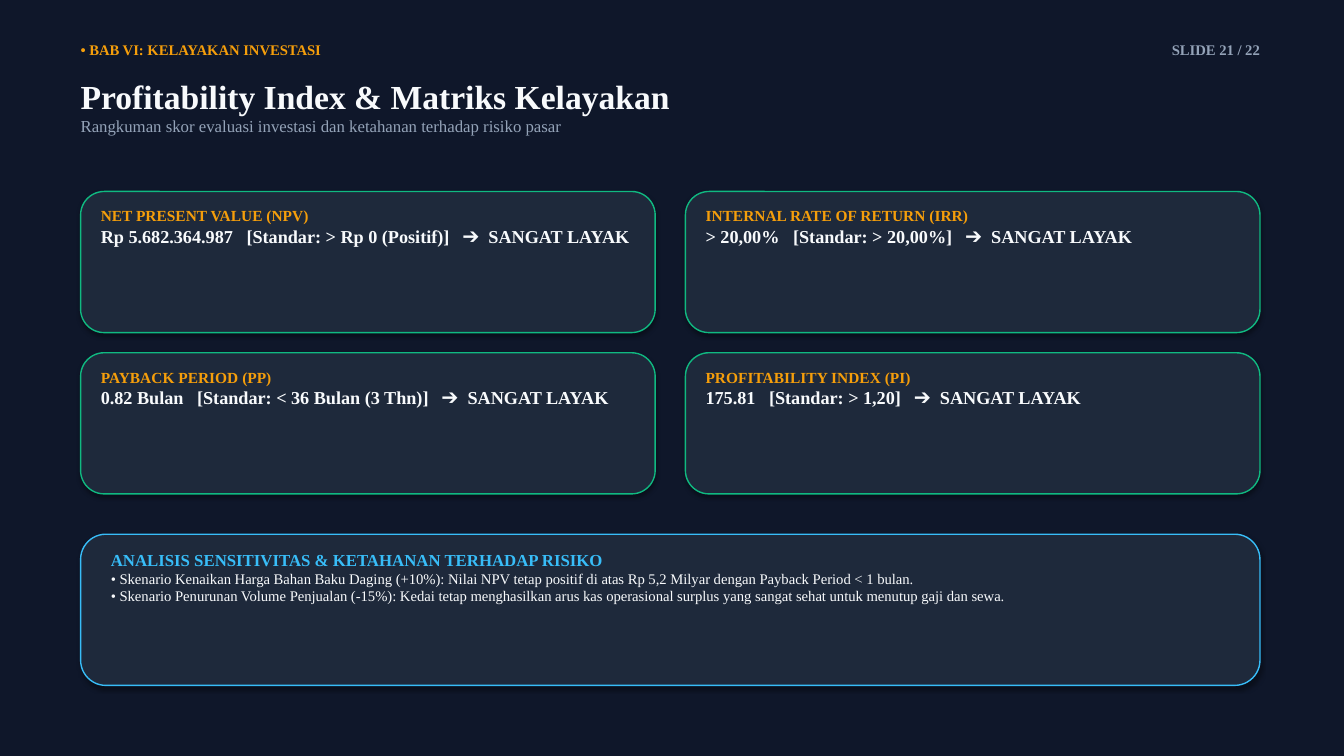
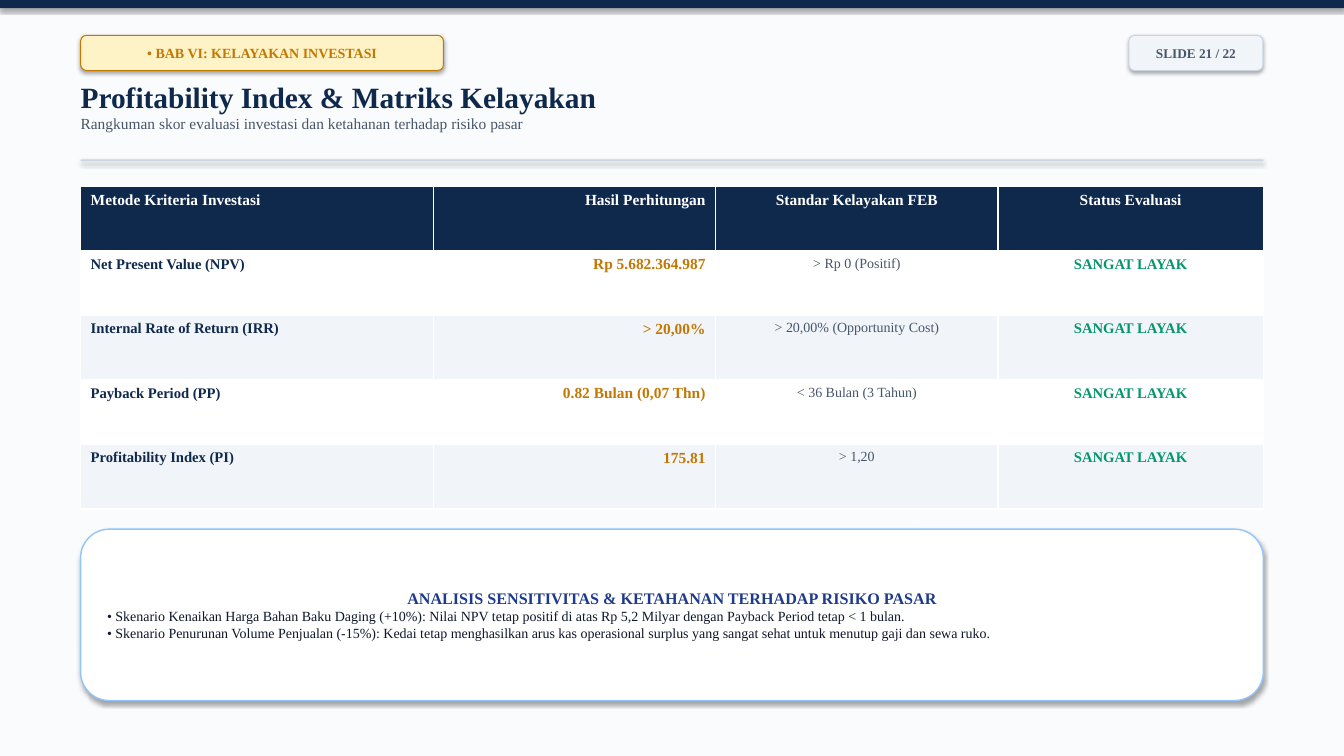
Before and after one commit to arthurfreelanceinquiries-alt/SKB-Bakmi-Mimu, a slide deck: slide 21 of 01_TUGAS_FINAL_BAKMI_MIMU/Presentasi_SKB_Bakmi_Mimu_Carina_Sayang.pptx. Drawn at 1344x756 pixels with LibreOffice and Linux fonts; fonts in the diff are those of the drawing. Boxes give left, top, right and bottom in pixels: in the first picture for what was removed or moved away, otherwise in the second. Text is boxed around its words. In the diff, an @@ line names an element or a change of style, - is before the commit and + after.

Commit message:
fix(pptx): rebuild template presentasi tema terang formal FEB UKRIDA, tabel native PowerPoint, dan single-shape container 100% kompatibel Google Slides

```diff
--- a/01_TUGAS_FINAL_BAKMI_MIMU/Presentasi_SKB_Bakmi_Mimu_Carina_Sayang.pptx
+++ b/01_TUGAS_FINAL_BAKMI_MIMU/Presentasi_SKB_Bakmi_Mimu_Carina_Sayang.pptx
@@ rectangle at (x1=0, y1=0, x2=1344, y2=756): fill #0F172A to #FAFBFD @@
@@ rectangle added at (x1=0, y1=0, x2=1344, y2=8), fill #0F294D @@
@@ rounded rectangle "• BAB VI: KELAYAKAN INVESTASI" resized from (x1=89, y1=45, x2=321, y2=55) to (x1=81, y1=35, x2=444, y2=71) @@
@@ rounded rectangle "• BAB VI: KELAYAKAN INVESTASI" at (x1=81, y1=35, x2=444, y2=71): size 10.5 to 10 pt, text colour #F59E0B to #C27803; alignment left to centre; vertical alignment top to middle; fill none to #FEF3C7; outline none to #C27803 0.75 pt; shadow on @@
@@ rounded rectangle "SLIDE 21 / 22" resized from (x1=1172, y1=45, x2=1260, y2=55) to (x1=1129, y1=35, x2=1263, y2=71) @@
@@ rounded rectangle "SLIDE 21 / 22" at (x1=1129, y1=35, x2=1263, y2=71): size 10.5 to 9.5 pt, text colour #94A3B8 to #475569; alignment right to centre; vertical alignment top to middle; fill none to #F1F5F9; outline none to #CBD5E1 0.75 pt; shadow on @@
@@ text "Profitability Index & Matriks Kelayakan" at (x1=81, y1=87, x2=595, y2=133): size 24 to 21 pt, text colour #F8FAFC to #0F294D in "Profitability Index & Matriks Kelayakan"; size 12 to 11 pt, text colour #94A3B8 to #475569 in "Rangkuman skor evaluasi investasi dan ketahanan terhadap ..." @@
@@ rectangle added at (x1=81, y1=159, x2=1263, y2=161), fill #CBD5E1 @@
@@ rounded rectangle removed at (x1=81, y1=192, x2=655, y2=333) @@
@@ table added at (x1=81, y1=187, x2=1263, y2=509), 5 rows, 4 columns @@
+Metode Kriteria Investasi | Hasil Perhitungan | Standar Kelayakan FEB | Status Evaluasi
+Net Present Value (NPV) | Rp 5.682.364.987 | > Rp 0 (Positif) | SANGAT LAYAK
+Internal Rate of Return (IRR) | > 20,00% | > 20,00% (Opportunity Cost) | SANGAT LAYAK
+Payback Period (PP) | 0.82 Bulan (0,07 Thn) | < 36 Bulan (3 Tahun) | SANGAT LAYAK
+Profitability Index (PI) | 175.81 | > 1,20 | SANGAT LAYAK
@@ rounded rectangle removed at (x1=686, y1=192, x2=1260, y2=333) @@
@@ text removed at (x1=101, y1=210, x2=629, y2=247) @@
-NET PRESENT VALUE (NPV)
-Rp 5.682.364.987 [Standar: > Rp 0 (Positif)] ➔ SANGAT LAYAK
@@ text removed at (x1=706, y1=210, x2=1132, y2=246) @@
-INTERNAL RATE OF RETURN (IRR)
-> 20,00% [Standar: > 20,00%] ➔ SANGAT LAYAK
@@ rounded rectangle removed at (x1=81, y1=353, x2=655, y2=494) @@
@@ rounded rectangle removed at (x1=686, y1=353, x2=1260, y2=494) @@
@@ text removed at (x1=101, y1=372, x2=608, y2=408) @@
-PAYBACK PERIOD (PP)
-0.82 Bulan [Standar: < 36 Bulan (3 Thn)] ➔ SANGAT LAYAK
@@ text removed at (x1=706, y1=372, x2=1080, y2=407) @@
-PROFITABILITY INDEX (PI)
-175.81 [Standar: > 1,20] ➔ SANGAT LAYAK
@@ rounded rectangle "ANALISIS SENSITIVITAS & KETAHANAN TERHADAP ..." resized from (x1=111, y1=555, x2=1005, y2=604) to (x1=81, y1=529, x2=1263, y2=701) @@
@@ rounded rectangle "ANALISIS SENSITIVITAS & KETAHANAN TERHADAP ..." at (x1=81, y1=529, x2=1263, y2=701): vertical alignment top to middle; fill none to #FFFFFF; outline none to #93C5FD 1 pt; shadow on @@
@@ rounded rectangle removed at (x1=81, y1=534, x2=1260, y2=686) @@
@@ text in rounded rectangle at (x1=115, y1=593, x2=990, y2=641): text changed; size 10.5 to 10 pt; text colour #F8FAFC to #0F172A @@
-ANALISIS SENSITIVITAS & KETAHANAN TERHADAP RISIKO
-• Skenario Kenaikan Harga Bahan Baku Daging (+10%): Nilai NPV tetap positif di atas Rp 5,2 Milyar dengan Payback Period < 1 bulan.
-• Skenario Penurunan Volume Penjualan (-15%): Kedai tetap menghasilkan arus kas operasional surplus yang sangat sehat untuk menutup gaji dan sewa.
+ANALISIS SENSITIVITAS & KETAHANAN TERHADAP RISIKO PASAR
+• Skenario Kenaikan Harga Bahan Baku Daging (+10%): Nilai NPV tetap positif di atas Rp 5,2 Milyar dengan Payback Period tetap < 1 bulan.
+• Skenario Penurunan Volume Penjualan (-15%): Kedai tetap menghasilkan arus kas operasional surplus yang sangat sehat untuk menutup gaji dan sewa ruko.
```
Also in this commit, not shown: 21 other slides changed, 2 other files.
